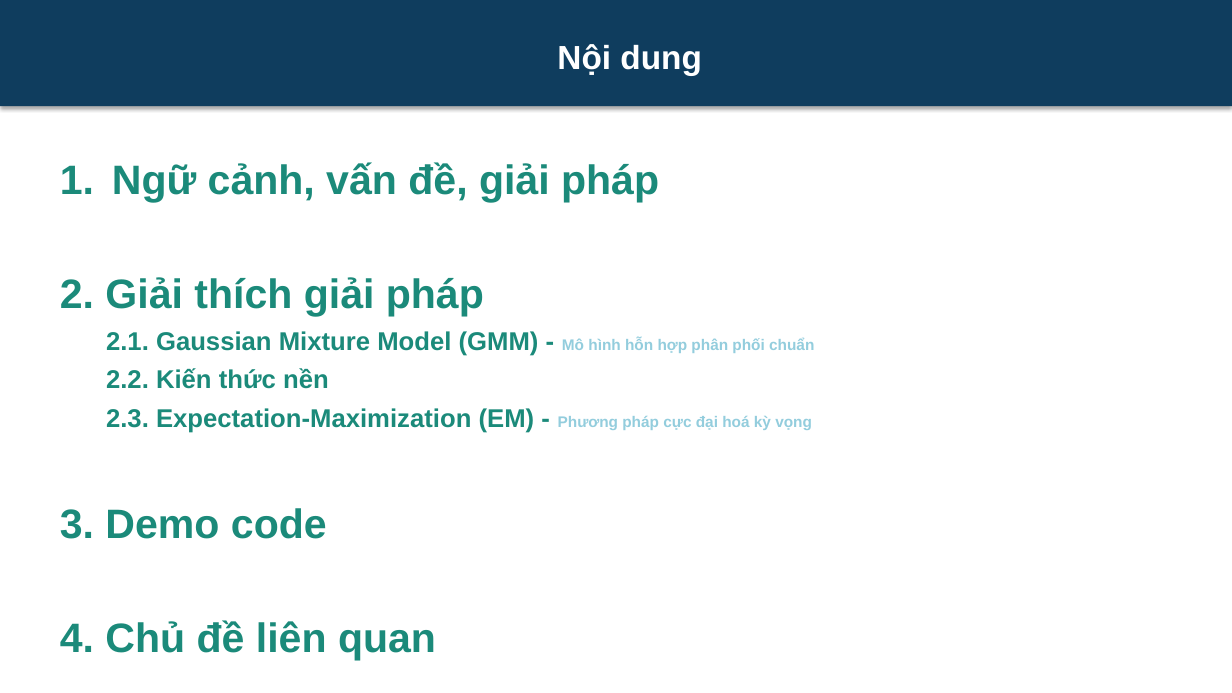
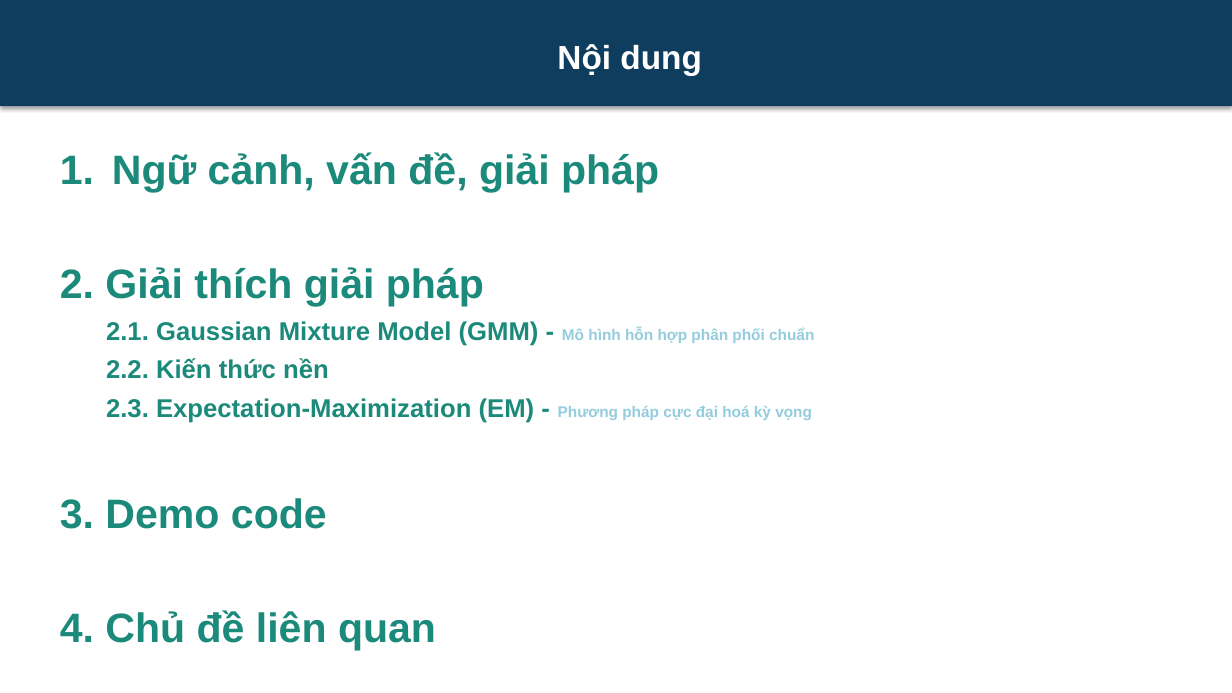
Before and after one commit to dinhdatthong1809/gaussian-mixture-model, a slide deck: slide 2 of Slide.pptx. Drawn at 1232x693 pixels with LibreOffice and Linux fonts; fonts in the diff are those of the drawing. Boxes give left, top, right and bottom in pixels: in the first picture for what was removed or moved away, otherwise in the second. Text is boxed around its words. In the diff, an @@ line names an element or a change of style, - is before the commit and + after.

```diff
--- a/Slide.pptx
+++ b/Slide.pptx
@@ text "Ngữ cảnh, vấn đề, giải ...": place and size @@
-text "Ngữ cảnh, vấn đề, giải ..." at <box>60,162,814,660</box>
+text "Ngữ cảnh, vấn đề, giải ..." at <box>60,152,814,650</box>
```
Also in this commit, not shown: 1 other slide changed, 1 slide added, 1 slide removed, 1 other file.
